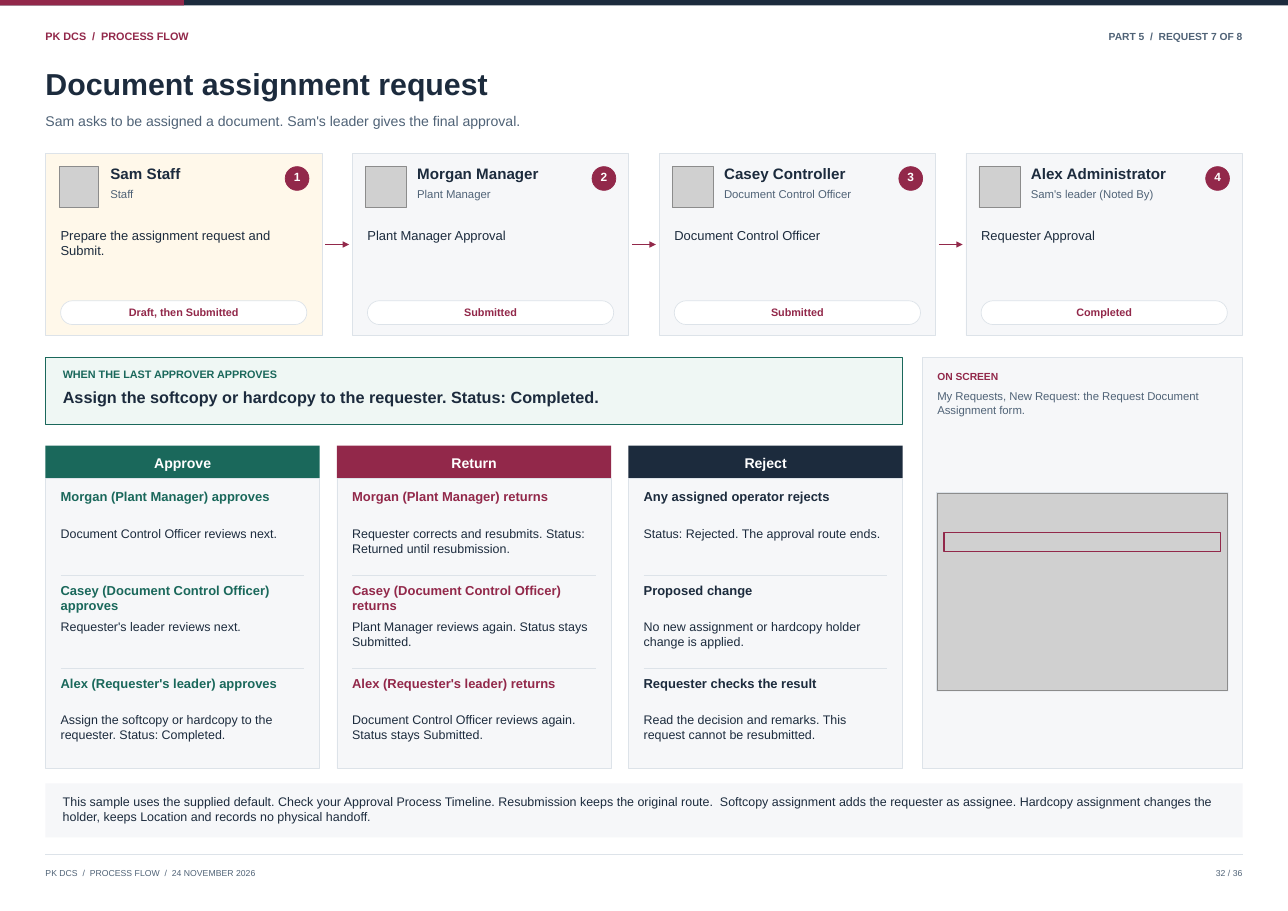
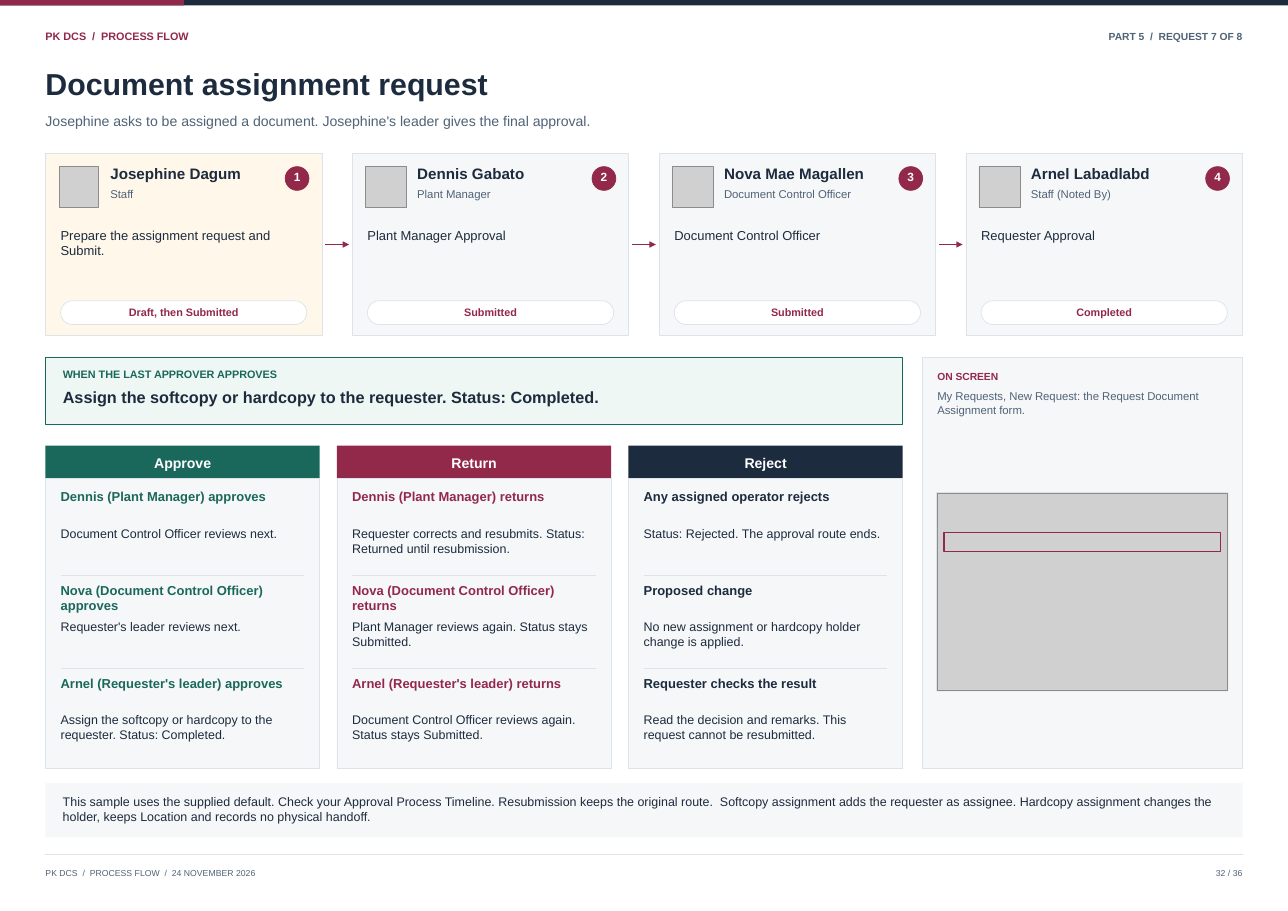
Before and after one commit to curib123/pk_document_tracking_system, a slide deck: slide 32 of docs/system-documentation/PK_DCS_Process_Flow.pptx. Drawn at 1288x911 pixels with LibreOffice and Linux fonts; fonts in the diff are those of the drawing; grey boxes stand for pictures. Boxes give left, top, right and bottom in pixels: in the first picture for what was removed or moved away, otherwise in the second. Text is boxed around its words. In the diff, an @@ line names an element or a change of style, - is before the commit and + after.

```diff
--- a/docs/system-documentation/PK_DCS_Process_Flow.pptx
+++ b/docs/system-documentation/PK_DCS_Process_Flow.pptx
@@ text at <box>45,116,591,129</box>: text changed @@
-Sam asks to be assigned a document. Sam's leader gives the final approval.
+Josephine asks to be assigned a document. Josephine's leader gives the final approval.
@@ text at <box>110,168,241,182</box>: text changed @@
-Sam Staff
+Josephine Dagum
@@ text at <box>417,168,524,179</box>: text changed @@
-Morgan Manager
+Dennis Gabato
@@ text at <box>724,168,864,182</box>: text changed @@
-Casey Controller
+Nova Mae Magallen
@@ text at <box>1031,168,1150,179</box>: text changed @@
-Alex Administrator
+Arnel Labadlabd
@@ text at <box>1031,190,1111,201</box>: text changed @@
-Sam's leader (Noted By)
+Staff (Noted By)
@@ text at <box>61,491,266,504</box>: text changed @@
-Morgan (Plant Manager) approves
+Dennis (Plant Manager) approves
@@ text at <box>352,491,545,504</box>: text changed @@
-Morgan (Plant Manager) returns
+Dennis (Plant Manager) returns
@@ text at <box>61,585,263,613</box>: text changed @@
-Casey (Document Control Officer) approves
+Nova (Document Control Officer) approves
@@ text at <box>352,585,554,610</box>: text changed @@
-Casey (Document Control Officer) returns
+Nova (Document Control Officer) returns
@@ text at <box>61,678,283,690</box>: text changed @@
-Alex (Requester's leader) approves
+Arnel (Requester's leader) approves
@@ text at <box>352,678,562,690</box>: text changed @@
-Alex (Requester's leader) returns
+Arnel (Requester's leader) returns
```
Also in this commit, not shown: 29 other slides changed, 3 other files.
